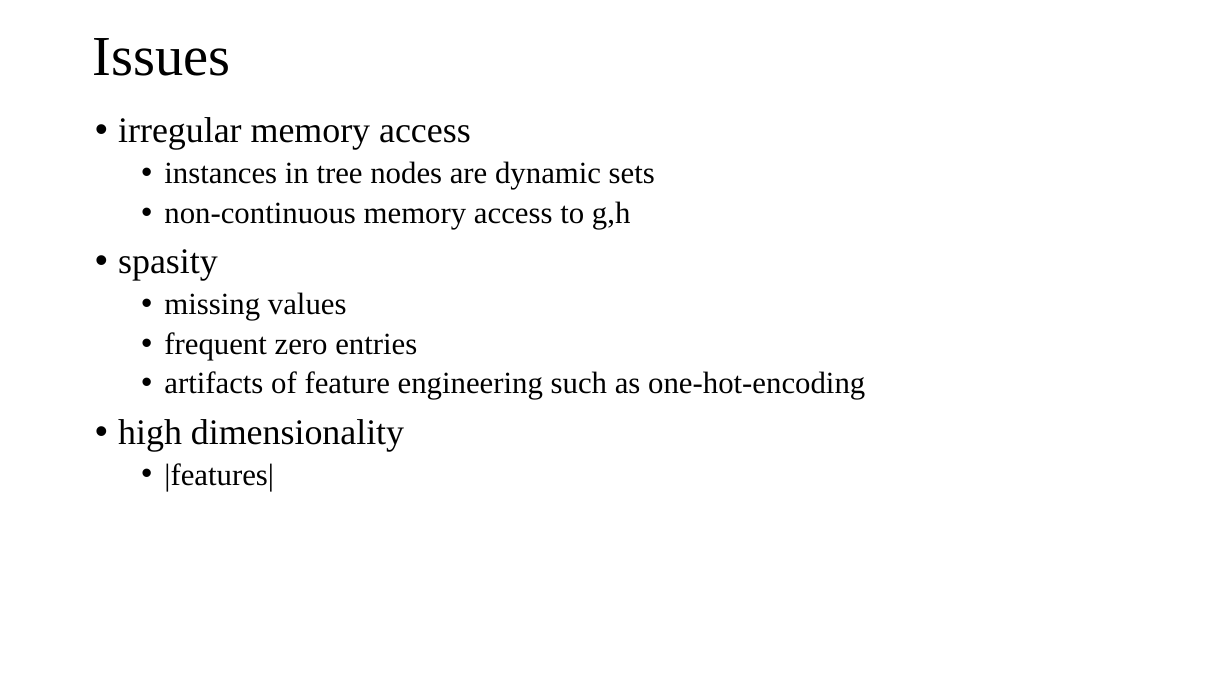
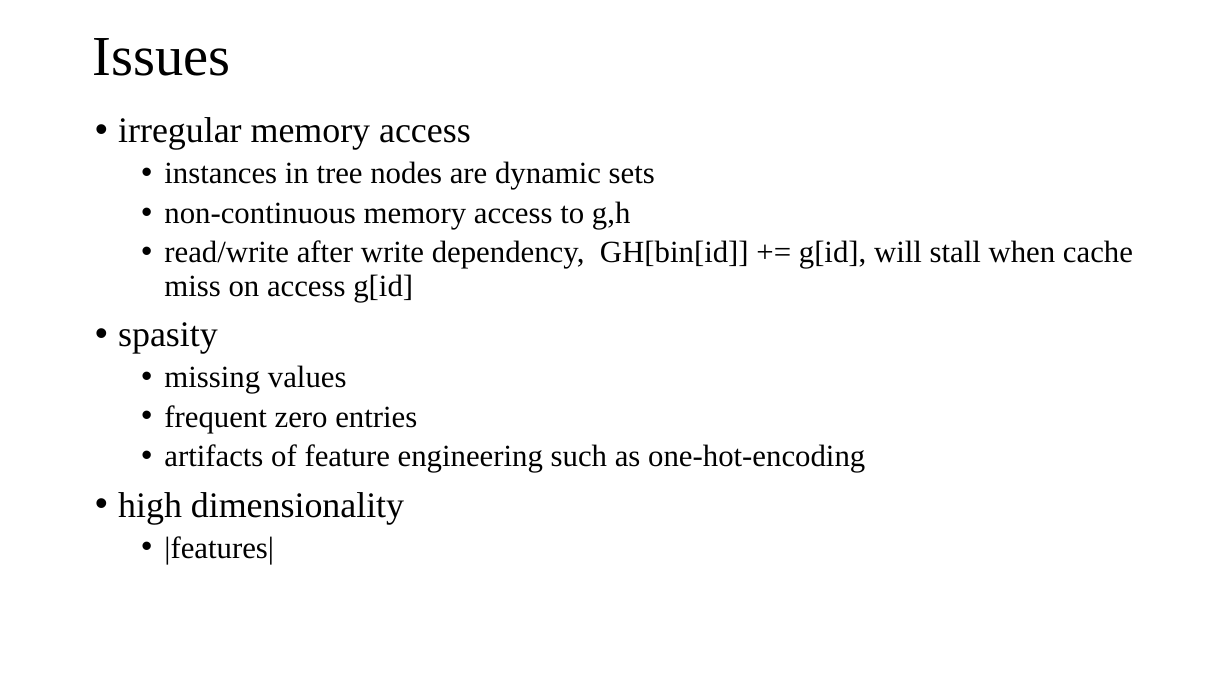
Before and after one commit to DSC-SPIDAL/harp, a slide deck: slide 6 of doc/meeting/0919-DistributedGBT-II/DistributedGBT-II-09192018.pptx. Drawn at 1232x693 pixels with LibreOffice and Linux fonts; fonts in the diff are those of the drawing. Boxes give left, top, right and bottom in pixels: in the first picture for what was removed or moved away, otherwise in the second. Text is boxed around its words. In the diff, an @@ line names an element or a change of style, - is before the commit and + after.

```diff
--- a/doc/meeting/0919-DistributedGBT-II/DistributedGBT-II-09192018.pptx
+++ b/doc/meeting/0919-DistributedGBT-II/DistributedGBT-II-09192018.pptx
@@ text at box(164, 240, 1133, 302): paragraph added @@
+  • read/write after write dependency, GH[bin[id]] += g[id], will stall when cache miss on access g[id]
```
Also in this commit, not shown: 2 other slides changed, 3 other files.
